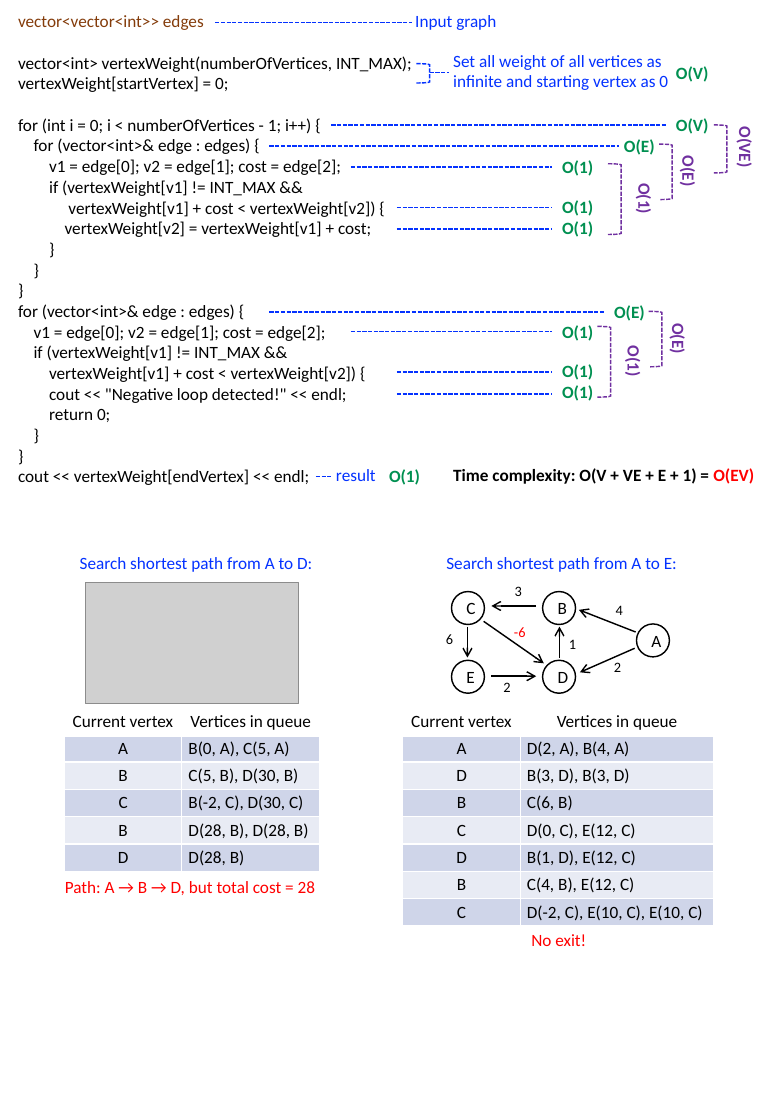
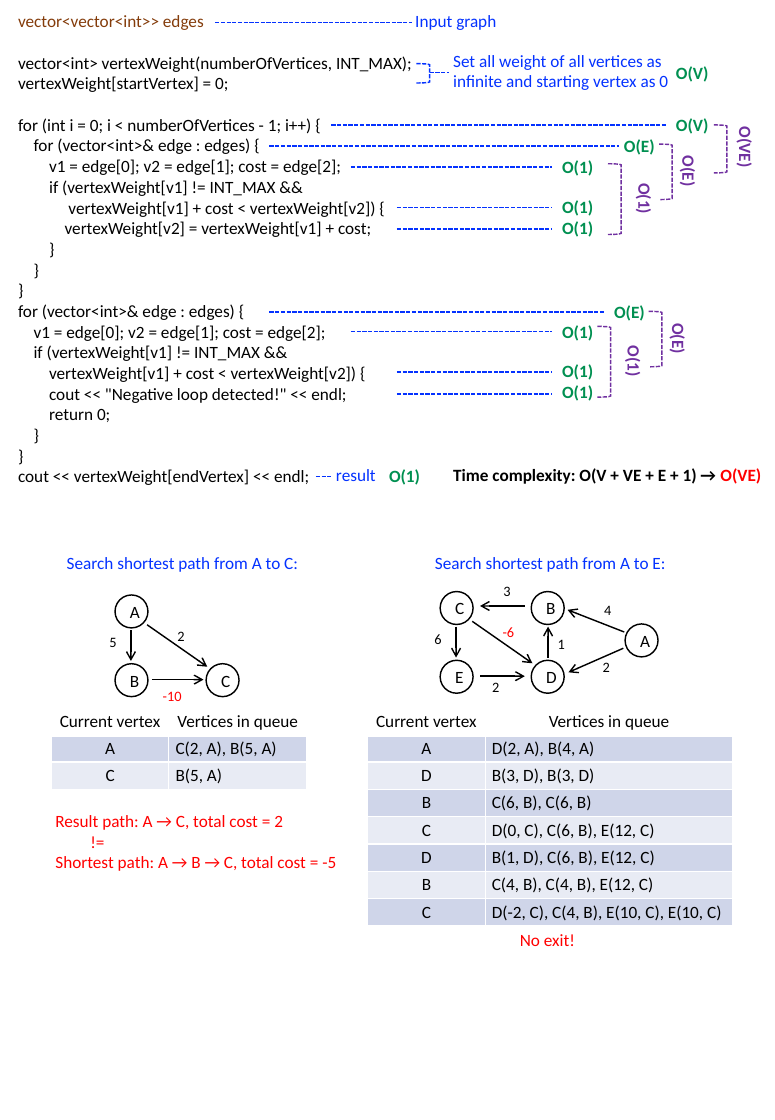
Before and after one commit to kiraskywing/CS_courses, a slide deck: slide 7 of Data Structures and Object-oriented Programming/NCTU/HW2/pic.pptx. Drawn at 775x1120 pixels with LibreOffice and Linux fonts; fonts in the diff are those of the drawing; grey boxes stand for pictures. Boxes give left, top, right and bottom in pixels: in the first picture for what was removed or moved away, otherwise in the second. Text is boxed around its words. In the diff, an @@ line names an element or a change of style, - is before the commit and + after.

```diff
--- a/Data Structures and Object-oriented Programming/NCTU/HW2/pic.pptx
+++ b/Data Structures and Object-oriented Programming/NCTU/HW2/pic.pptx
@@ text at bbox=[453, 468, 761, 484]: text changed @@
-Time complexity: O(V + VE + E + 1) = O(EV)
+Time complexity: O(V + VE + E + 1) → O(VE)
@@ text at bbox=[67, 557, 298, 572]: text changed @@
-Search shortest path from A to D:
+Search shortest path from A to C:
@@ picture removed at bbox=[86, 582, 300, 703] @@
@@ ellipse added at bbox=[115, 595, 148, 628], outline #000000 1 pt, 12 pt, text #000000 @@
+A
@@ arrow added from (131, 629) to (131, 660), #000000 1 pt @@
@@ arrow added from (147, 624) to (208, 666), #000000 1 pt @@
@@ text added at bbox=[109, 637, 116, 647], 10 pt, text #000000 @@
+5
@@ text added at bbox=[177, 631, 184, 646], 10 pt, text #000000 @@
+2
@@ ellipse added at bbox=[115, 663, 148, 696], outline #000000 1 pt, 12 pt, text #000000 @@
+B
@@ arrow added from (152, 679) to (204, 679), #000000 1 pt @@
@@ ellipse added at bbox=[206, 663, 239, 696], outline #000000 1 pt, 12 pt, text #000000 @@
+C
@@ 9 texts, 7 arrows, 5 ellipses: place and size @@
-9 texts, 7 arrows, 5 ellipses at bbox=[446, 557, 677, 946]
+9 texts, 7 arrows, 5 ellipses at bbox=[434, 557, 665, 946]
@@ table at bbox=[52, 707, 308, 788] @@
-row 2: A | B(0, A), C(5, A)
-row 3: B | C(5, B), D(30, B)
-row 4: C | B(-2, C), D(30, C)
-row 5: B | D(28, B), D(28, B)
-row 6: D | D(28, B)
+row 2: A | C(2, A), B(5, A)
+row 3: C | B(5, A)
@@ table: place and size @@
-table at bbox=[64, 707, 320, 871]
+table at bbox=[52, 707, 308, 788]
@@ text added at bbox=[163, 691, 182, 701], 10 pt, text #FF0000 @@
+-10
@@ table at bbox=[368, 707, 734, 925] @@
-row 4, column 2: C(6, B)
+row 4, column 2: C(6, B), C(6, B)
-row 5, column 2: D(0, C), E(12, C)
+row 5, column 2: D(0, C), C(6, B), E(12, C)
-row 6, column 2: B(1, D), E(12, C)
+row 6, column 2: B(1, D), C(6, B), E(12, C)
-row 7, column 2: C(4, B), E(12, C)
+row 7, column 2: C(4, B), C(4, B), E(12, C)
-row 8, column 2: D(-2, C), E(10, C), E(10, C)
+row 8, column 2: D(-2, C), C(4, B), E(10, C), E(10, C)
@@ table: place and size @@
-table at bbox=[403, 707, 714, 925]
+table at bbox=[368, 707, 734, 925]
@@ text at bbox=[55, 815, 336, 871]: text changed @@
-Path: A → B → D, but total cost = 28
+Result path: A → C, total cost = 2
+!=
+Shortest path: A → B → C, total cost = -5
```
Also in this commit, not shown: 4 other slides changed, 2 slides added, 3 other files.
